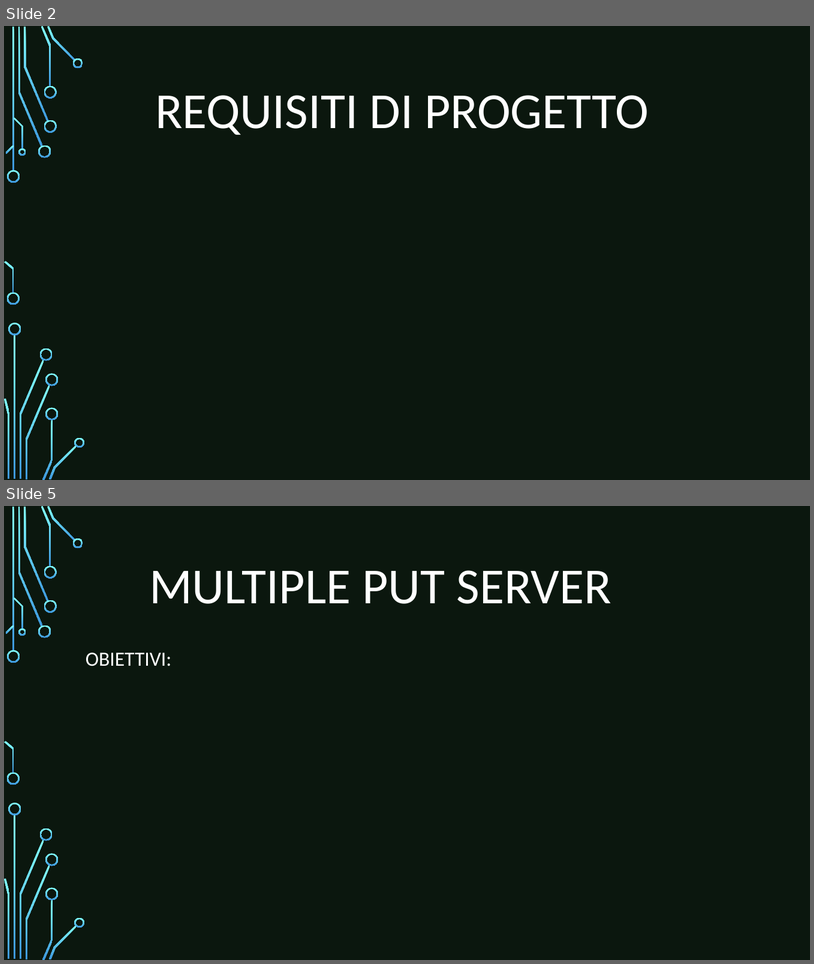
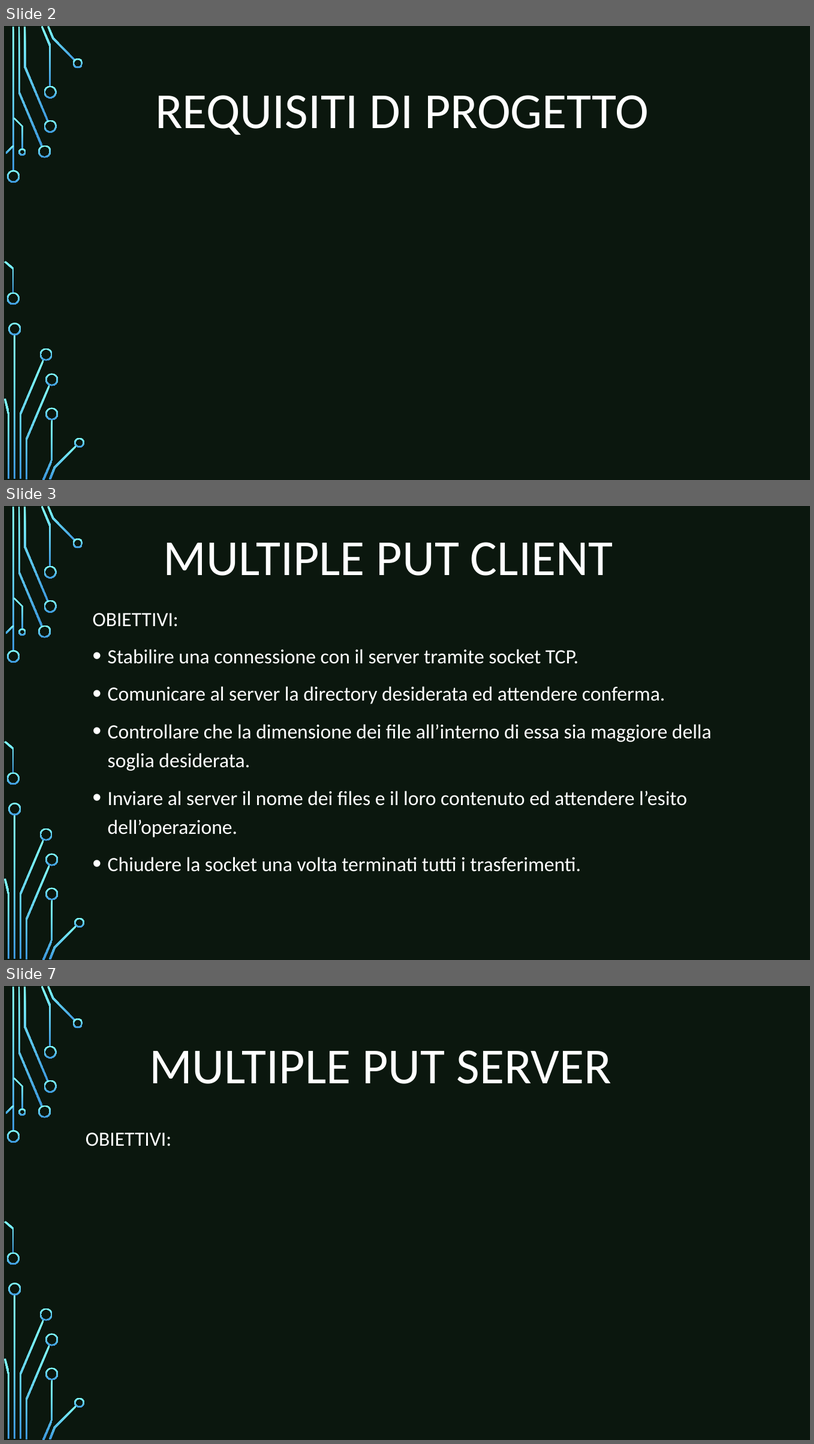
Before and after one commit to FlippaFloppa/Reti-di-Calcolatori-gruppo-Lore, a slide deck: Esercitazione_2/esercitazione2.pptx. Shown one above the other, each under a label of ours: slides 2 and 5 before the commit, slides 2, 3 and 7 after it; the slides between them are not shown. The pictures are 814x964 and 814x1444 pixels, drawn with LibreOffice and Linux fonts; fonts in the diff are those of the drawing; background and template pictures are left out. Boxes give left, top, right and bottom in pixels: in the first picture for what was removed or moved away, otherwise in the second. Text is boxed around its words. In the diff, an @@ line names an element or a change of style, - is before the commit and + after.

```diff
--- a/Esercitazione_2/esercitazione2.pptx
+++ b/Esercitazione_2/esercitazione2.pptx
@@ slide 3 added at (4, 506, 810, 960), background picture (left out); not listed: 17 template elements that a slide beside it also shows @@
@@ rectangle added at (4, 506, 810, 960), fill #0B170E @@
@@ title added at (163, 542, 613, 576), 60 pt, text #FFFFFF @@
+MULTIPLE PUT CLIENT
@@ text added at (93, 613, 712, 871), 24 pt, text #FFFFFF @@
+OBIETTIVI:
+• Stabilire una connessione con il server tramite socket TCP.
+• Comunicare al server la directory desiderata ed attendere conferma.
+• Controllare che la dimensione dei file all’interno di essa sia maggiore della soglia desiderata.
+• Inviare al server il nome dei files e il loro contenuto ed attendere l’esito dell’operazione.
+• Chiudere la socket una volta terminati tutti i trasferimenti.
@@ group added at (4, 506, 84, 960): 24 freeform shapes, 2 rectangles @@
@@ what was slide 5 is now slide 7 @@
```
Also in this commit, not shown: 2 slides changed, 2 other slides added, 2 slides removed, 2 other files.
